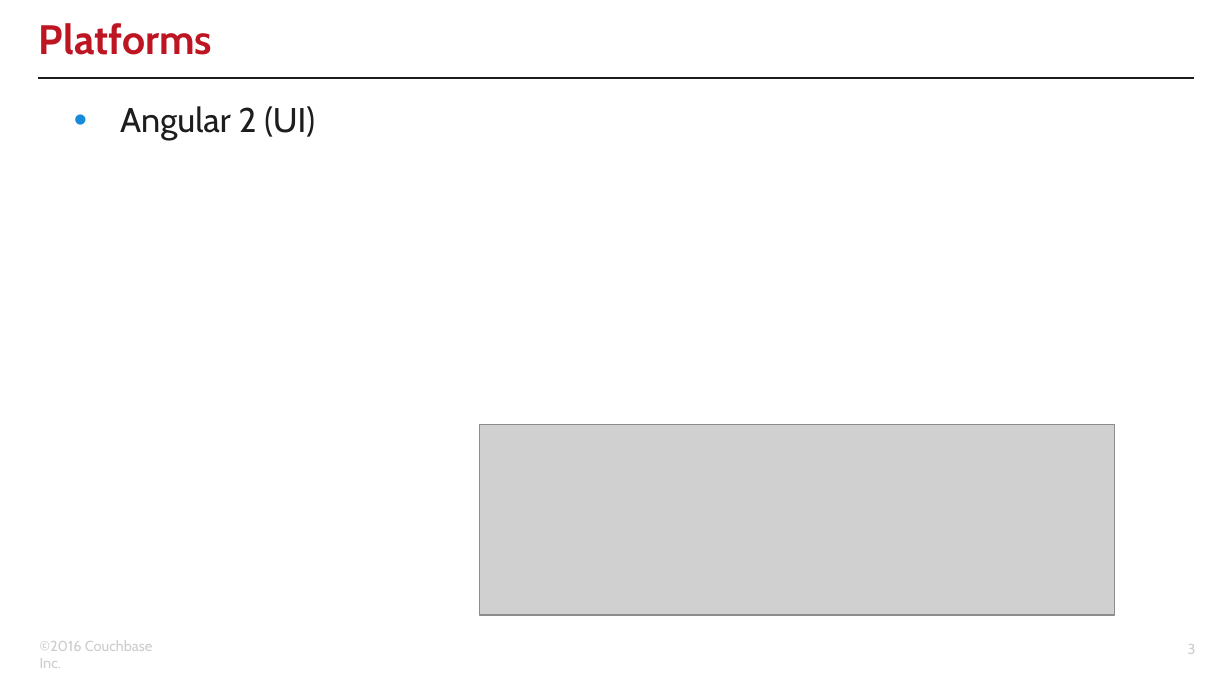
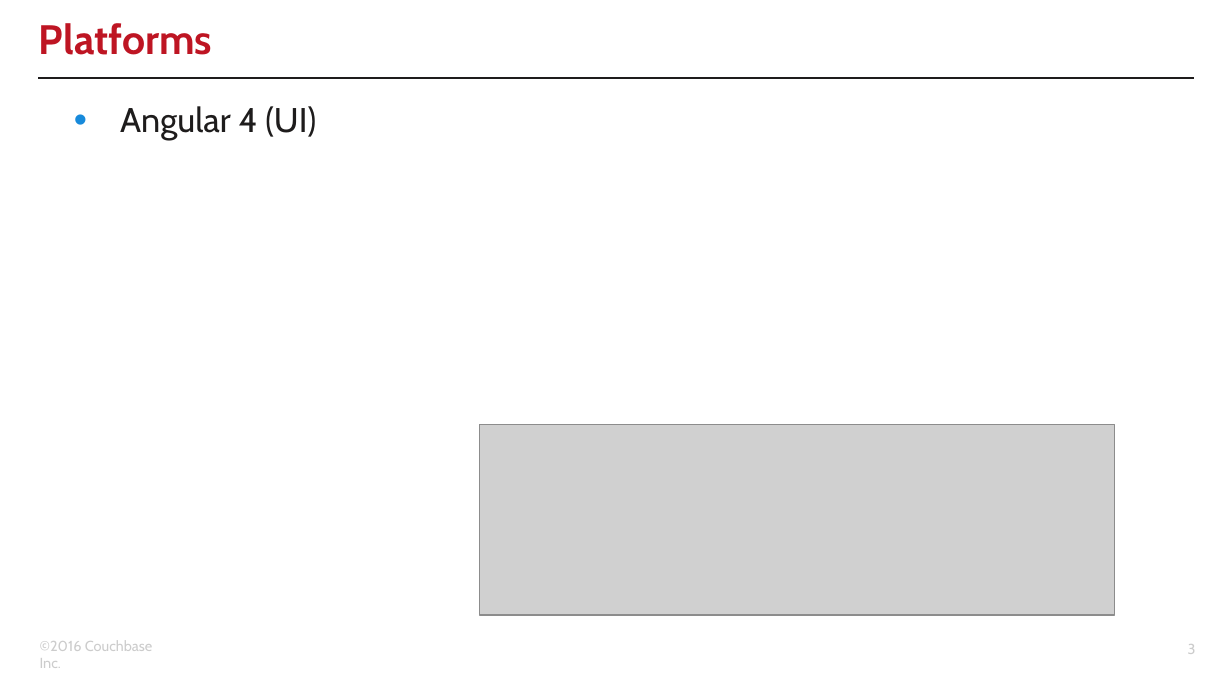
Before and after one commit to couchbaselabs/aspnet-nosql-workshop, a slide deck: slide 3 of 04/04.pptx. Drawn at 1232x693 pixels with LibreOffice and Linux fonts; fonts in the diff are those of the drawing; grey boxes stand for pictures; background and template pictures are left out. Boxes give left, top, right and bottom in pixels: in the first picture for what was removed or moved away, otherwise in the second. Text is boxed around its words. In the diff, an @@ line names an element or a change of style, - is before the commit and + after.

```diff
--- a/04/04.pptx
+++ b/04/04.pptx
@@ text at [120,106,316,141]: text changed @@
-• Angular 2 (UI)
+• Angular 4 (UI)
```
Also in this commit, not shown: 4 other slides changed, 1 slide removed, 42 other files.
